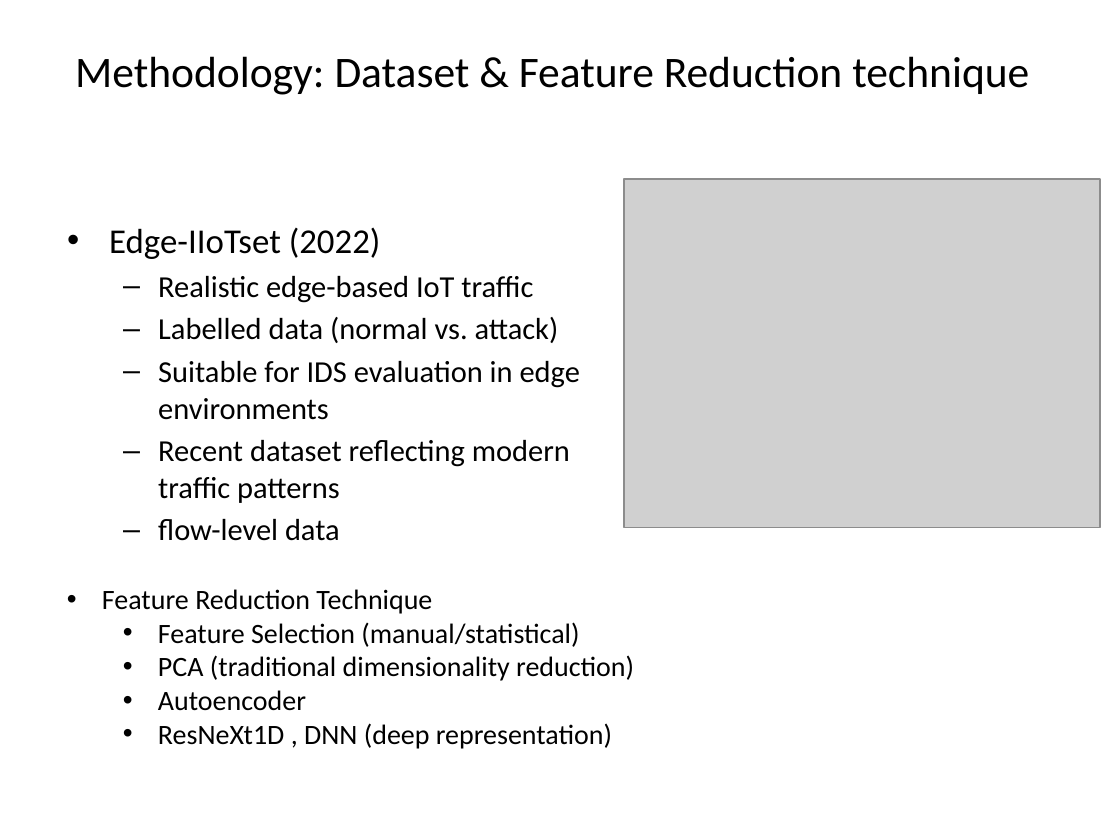
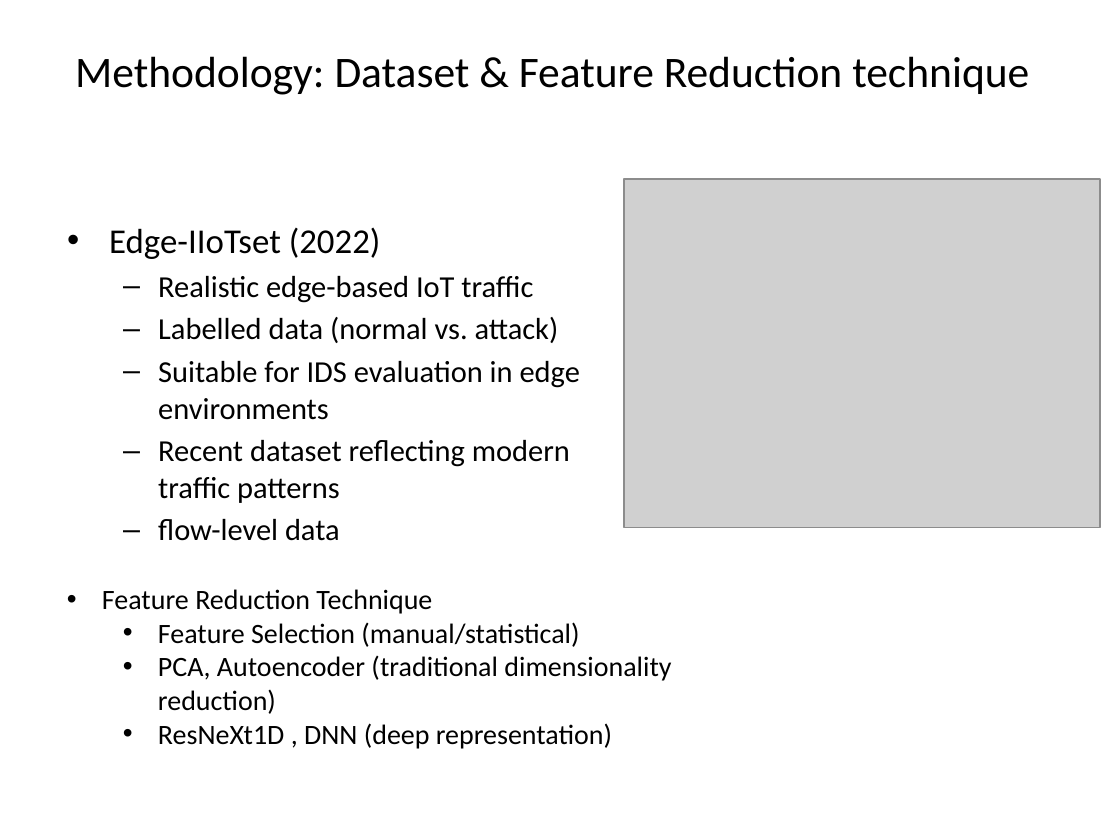
Before and after one commit to YMa10-ACS/Edge-IDS-Framework, a slide deck: slide 8 of IoMT_IDS_Presentation.pptx. Drawn at 1120x840 pixels with LibreOffice and Linux fonts; fonts in the diff are those of the drawing; grey boxes stand for pictures. Boxes give left, top, right and bottom in pixels: in the first picture for what was removed or moved away, otherwise in the second. Text is boxed around its words. In the diff, an @@ line names an element or a change of style, - is before the commit and + after.

```diff
--- a/IoMT_IDS_Presentation.pptx
+++ b/IoMT_IDS_Presentation.pptx
@@ text at [158,656,671,714]: text changed @@
-  • PCA (traditional dimensionality reduction)
-  • Autoencoder
+  • PCA, Autoencoder (traditional dimensionality reduction)
```
Also in this commit, not shown: 3 other slides changed, 2 other files.
